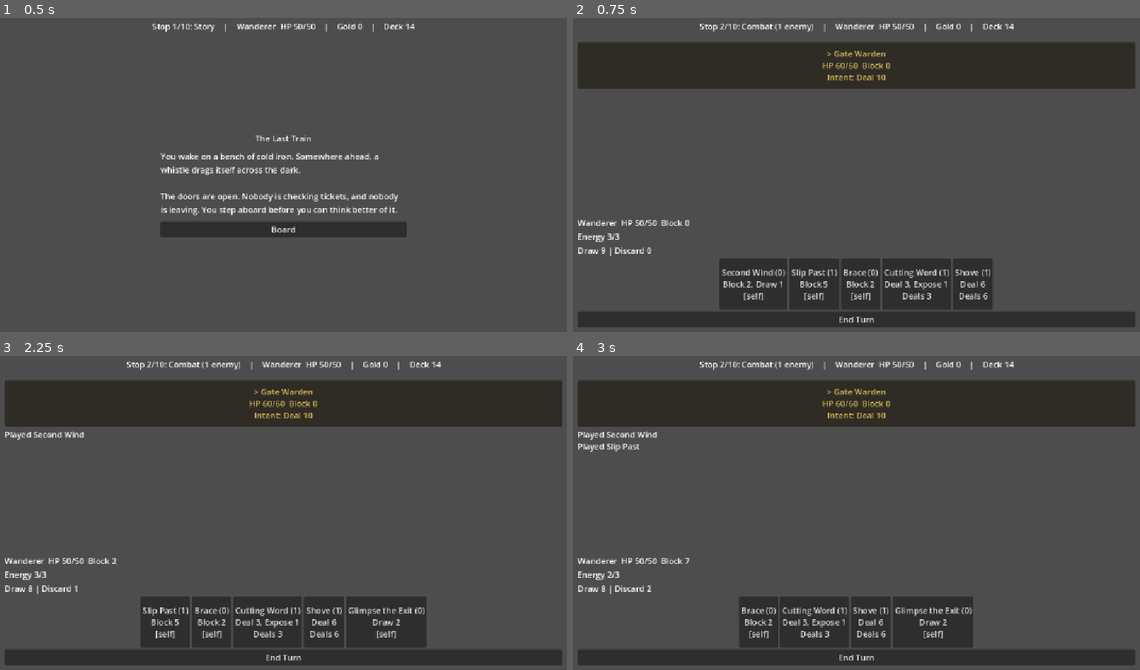
Above: before the commit, frames 1-4 (two rows, left to right).
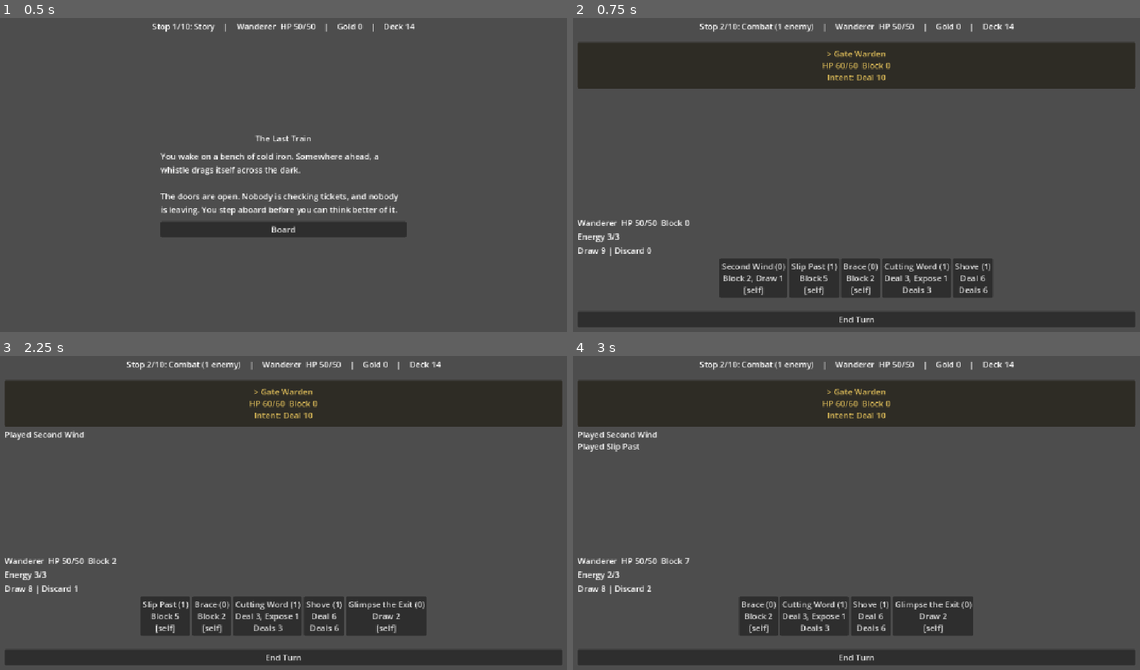
Above: after the commit, the same moments.

Repository: grump606/card-battle-prototype
Game: Godot game, scene res://run.tscn
Two runs of this game, one before a commit and one after it. Both use one fixed random seed, a clock stepped at 60 frames per second and the inputs below.
Inputs:
- Up to frame 1 (0.5 s): no input
- Up to frame 2 (0.75 s): click "Board" at 0.5 s
- Up to frame 3 (2.25 s): click "> Gate Warden HP 60/60 Block …" at 1.25 s; click "Second Wind (0) Block 2, Draw…" at 2 s
- Up to frame 4 (3 s): click "Slip Past (1) Block 5 [self]" at 2.75 s

Frame 1 is identical in both runs. In frame 2, 3.8% of the frame differs, in the area x 25-74%, y 78-93%; in frame 3, 3.8%, in the area x 24-76%, y 78-93%; in frame 4, 3.1%.

Commit message:
Fix UI-flow review findings: hand overflow, vendor buttons, header
The review of run.gd / battle.gd found no high or medium issues (no leaks
or orphan nodes over full runs, the embedded battle and double-press
cases are safe). Three low issues fixed:

- a hand of 9+ cards (reachable by chaining zero-cost draw cards) ran off
  the right edge of the window; the hand is now an HFlowContainer that
  wraps. Cards past the ninth still have no number key; click them
- the vendor's Remove, Heal and card buttons were enabled even when the
  purchase would be refused (too little gold, full HP), sending the
  player into a picker or click that could only fail; they are now
  disabled up front
- the header kept reading "Combat (n enemies)" while the reward panel was
  open; it now reads "Reward"

Co-Authored-By: Claude Sonnet 5.5 <noreply@anthropic.com>

Diff:
--- a/battle.gd
+++ b/battle.gd
@@ -13,7 +13,7 @@
 @onready var _player_label: Label = %PlayerLabel
 @onready var _energy_label: Label = %EnergyLabel
 @onready var _pile_label: Label = %PileLabel
-@onready var _hand_box: HBoxContainer = %HandBox
+@onready var _hand_box: HFlowContainer = %HandBox
 @onready var _end_turn_button: Button = %EndTurnButton
 @onready var _result_label: Label = %ResultLabel
 @onready var _log_label: RichTextLabel = %LogLabel
--- a/battle.tscn
+++ b/battle.tscn
@@ -53,7 +53,7 @@
 unique_name_in_owner = true
 layout_mode = 2
 
-[node name="HandBox" type="HBoxContainer" parent="Layout"]
+[node name="HandBox" type="HFlowContainer" parent="Layout"]
 unique_name_in_owner = true
 custom_minimum_size = Vector2(0, 100)
 layout_mode = 2
--- a/run.gd
+++ b/run.gd
@@ -48,7 +48,9 @@
 func _update_header() -> void:
 	var player := _run.player
 	var position := mini(_run.stop_index + 1, _run.stops.size())
-	var stop_text := "Journey's end" if _run.finished else _run.current_stop().describe()
+	var stop_text := _run.current_stop().describe() if not _run.finished else "Journey's end"
+	if _run.reward_pending():
+		stop_text = "Reward"
 	_header.text = "Stop %d/%d: %s    |    %s  HP %d/%d    |    Gold %d    |    Deck %d" % [
 		position, _run.stops.size(), stop_text, player.display_name, player.hp, player.max_hp, _run.gold, _run.deck.size(),
 	]
@@ -129,12 +131,14 @@
 		var sold: bool = offers[i]["sold"]
 		var text := "%s (%d)\n%s\n%d gold" % [card.display_name, card.cost, card.describe(), offers[i]["price"]]
 		var button := _add_button(box, "%s  (sold)" % card.display_name if sold else text, _buy_card.bind(i))
-		button.disabled = sold
+		button.disabled = sold or _run.gold < offers[i]["price"]
 		button.custom_minimum_size = Vector2(300, 56)
+	# Disabled up front when the purchase would be refused, so the player is not
+	# sent into a picker or a click that can only fail.
 	var remove := _add_button(box, "Remove a card (%d gold)" % Vendor.REMOVE_CARD_PRICE, _start_removing)
-	remove.disabled = vendor.has_removed()
+	remove.disabled = vendor.has_removed() or _run.gold < Vendor.REMOVE_CARD_PRICE or _run.deck.size() <= 1
 	var heal := _add_button(box, "Heal %d HP (%d gold)" % [Vendor.HEAL_AMOUNT, Vendor.HEAL_PRICE], _buy_heal)
-	heal.disabled = vendor.has_healed()
+	heal.disabled = vendor.has_healed() or _run.gold < Vendor.HEAL_PRICE or _run.player.hp >= _run.player.max_hp
 	_add_button(box, "Leave", _leave_vendor)
 
 
